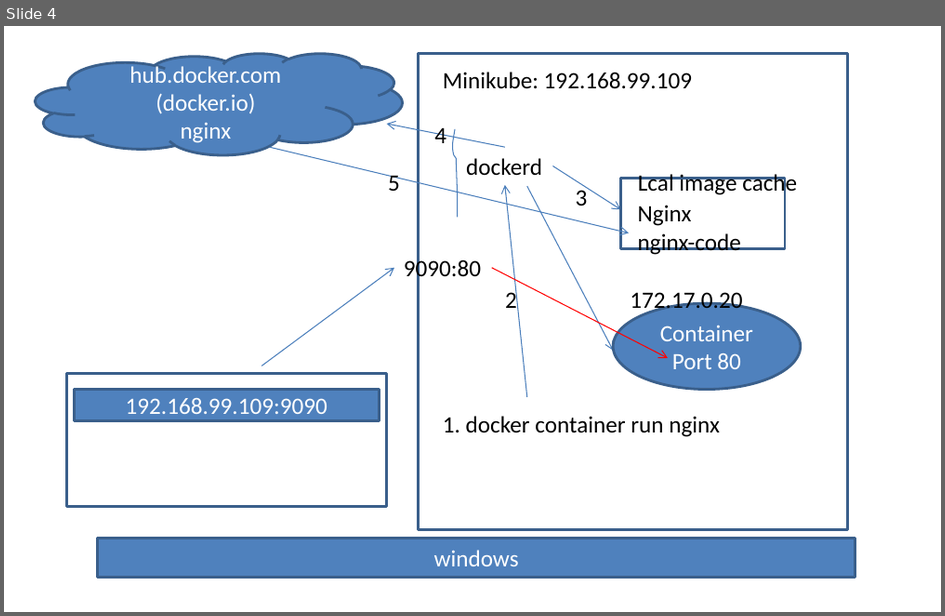
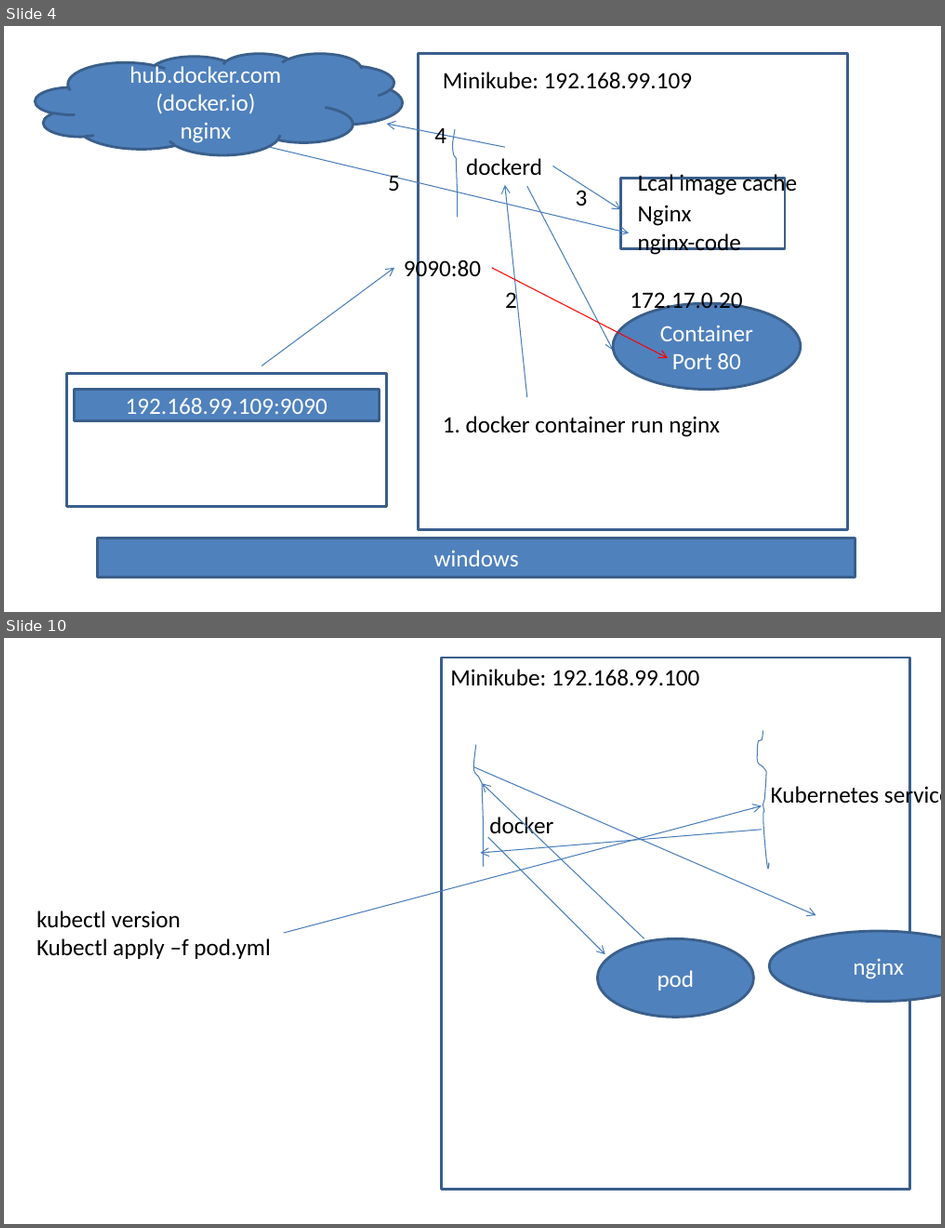
Before and after one commit to AdityaSP/ora-apr8-dock-kube, a slide deck: rough-diag.pptx. Shown one above the other, each under a label of ours: slide 4 before the commit, slides 4 and 10 after it; the slides between them are not shown. The pictures are 945x616 and 945x1228 pixels, drawn with LibreOffice and Linux fonts; fonts in the diff are those of the drawing. Boxes give left, top, right and bottom in pixels: in the first picture for what was removed or moved away, otherwise in the second. Text is boxed around its words. In the diff, an @@ line names an element or a change of style, - is before the commit and + after.

```diff
--- a/rough-diag.pptx
+++ b/rough-diag.pptx
@@ slide 10 added at [4,638,941,1224], background #FFFFFF @@
@@ rectangle added at [442,658,911,1189], outline #3A5F8C 2 pt @@
@@ text added at [450,669,700,686], 18 pt, text #000000 @@
+Minikube: 192.168.99.100
@@ freeform shape added at [474,745,484,867], outline #4B7EBC 0.75 pt @@
@@ freeform shape added at [756,731,769,889], outline #4B7EBC 0.75 pt @@
@@ arrow added from (474, 767) to (817, 915), #4B7EBC 0.75 pt @@
@@ arrow added from (644, 939) to (482, 783), #4B7EBC 0.75 pt @@
@@ text added at [771,786,880,803], 18 pt, text #000000 @@
+Kubernetes services
@@ arrow added from (283, 934) to (761, 805), #4B7EBC 0.75 pt @@
@@ arrow added from (761, 830) to (480, 853), #4B7EBC 0.75 pt @@
@@ text added at [489,815,554,840], 18 pt, text #000000 @@
+docker
@@ arrow added from (489, 837) to (606, 955), #4B7EBC 0.75 pt @@
@@ text added at [37,910,270,959], 18 pt, text #000000 @@
+kubectl version
+Kubectl apply –f pod.yml
@@ ellipse added at [597,939,754,1017], fill #4F81BD, outline #3A5F8C 2 pt, 18 pt, text #FFFFFF @@
+pod
@@ ellipse added at [770,930,941,1001], fill #4F81BD, outline #3A5F8C 2 pt, 18 pt, text #FFFFFF @@
+nginx
```
Also in this commit, not shown: 11 other slides added.
